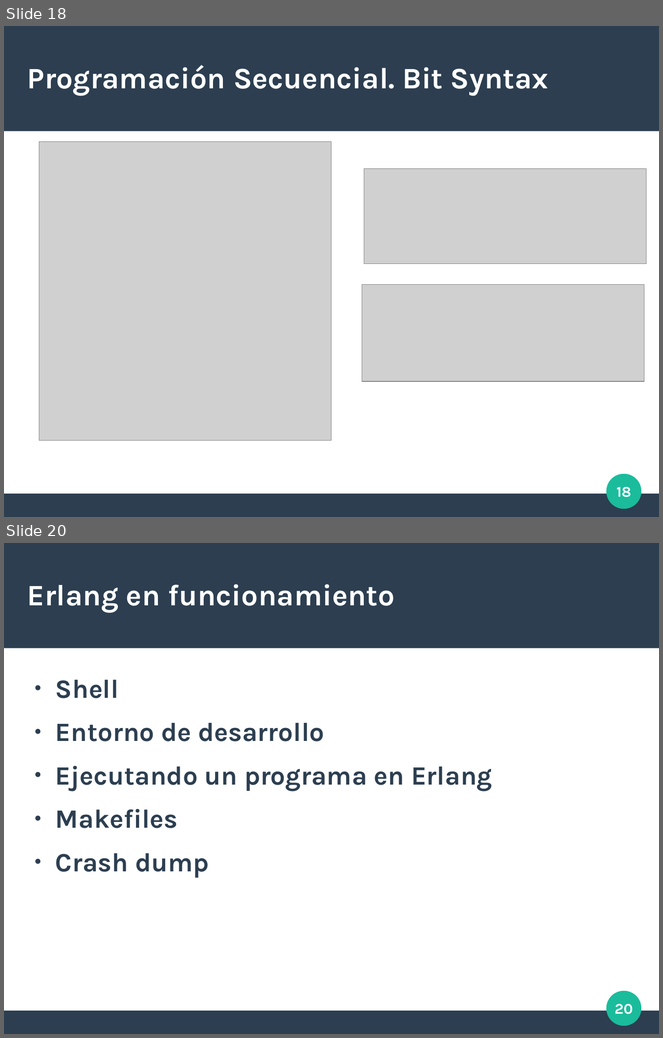
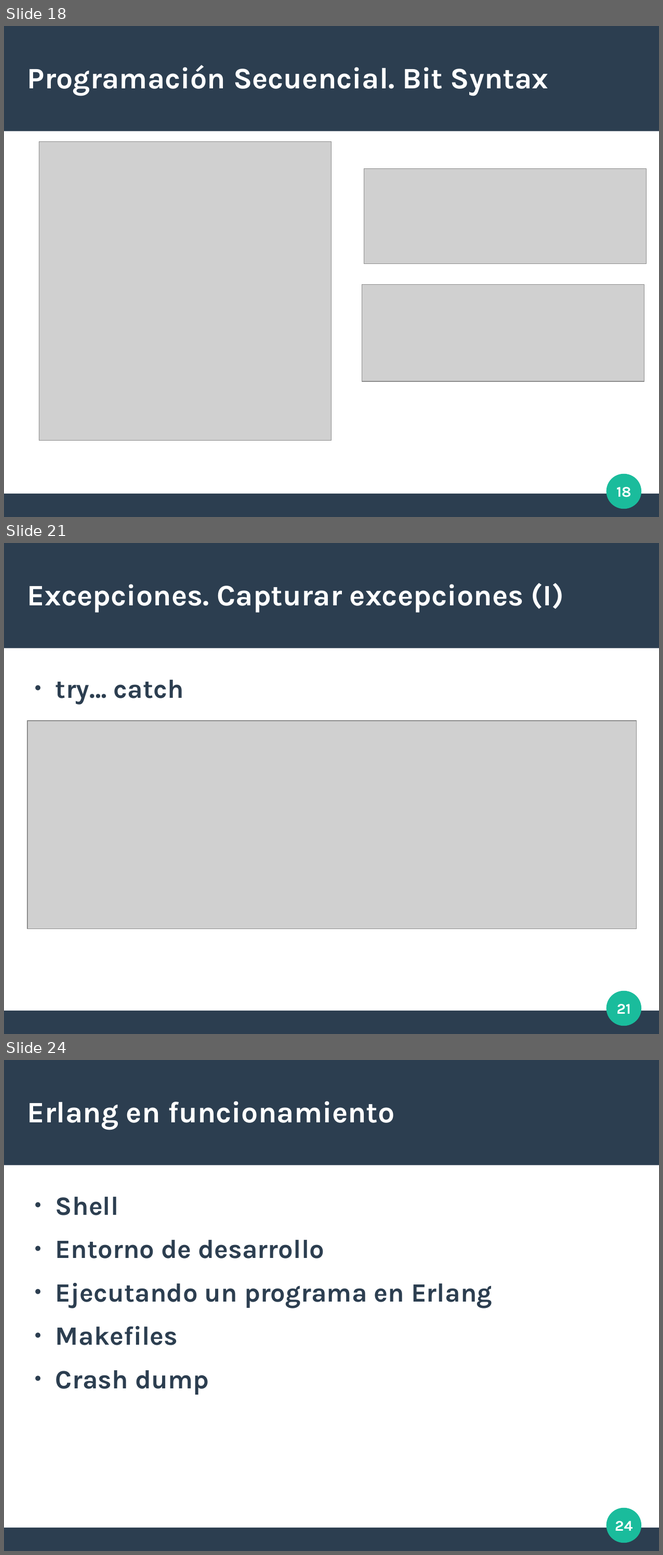
Before and after one commit to duqueGZ/erlang_101, a slide deck: doc/slides_erlang_101.odp. Shown one above the other, each under a label of ours: slides 18 and 20 before the commit, slides 18, 21 and 24 after it; the slides between them are not shown. The pictures are 663x1038 and 663x1555 pixels, drawn with LibreOffice and Linux fonts; fonts in the diff are those of the drawing; grey boxes stand for pictures. Boxes give left, top, right and bottom in pixels: in the first picture for what was removed or moved away, otherwise in the second. Text is boxed around its words. In the diff, an @@ line names an element or a change of style, - is before the commit and + after.

```diff
--- a/doc/slides_erlang_101.odp
+++ b/doc/slides_erlang_101.odp
@@ slide 21 added at bbox=[4, 543, 659, 1034], background #FFFFFF; not listed: 3 template elements that a slide beside it also shows @@
@@ title added at bbox=[27, 583, 564, 613], 36 pt, text #FFFFFF, bold @@
+Excepciones. Capturar excepciones (I)
@@ text added at bbox=[55, 680, 184, 704], 32 pt, text #2C3E50, bold @@
+● try… catch
@@ picture added at bbox=[27, 721, 637, 929] @@
@@ page number added at bbox=[617, 1004, 631, 1014], 18 pt, text #FFFFFF, bold @@
+21
@@ what was slide 20 is now slide 24 @@
@@ page number at bbox=[615, 1521, 633, 1531]: text changed @@
-20
+24
```
Also in this commit, not shown: 1 slide changed, 3 other slides added, 1 other file.
